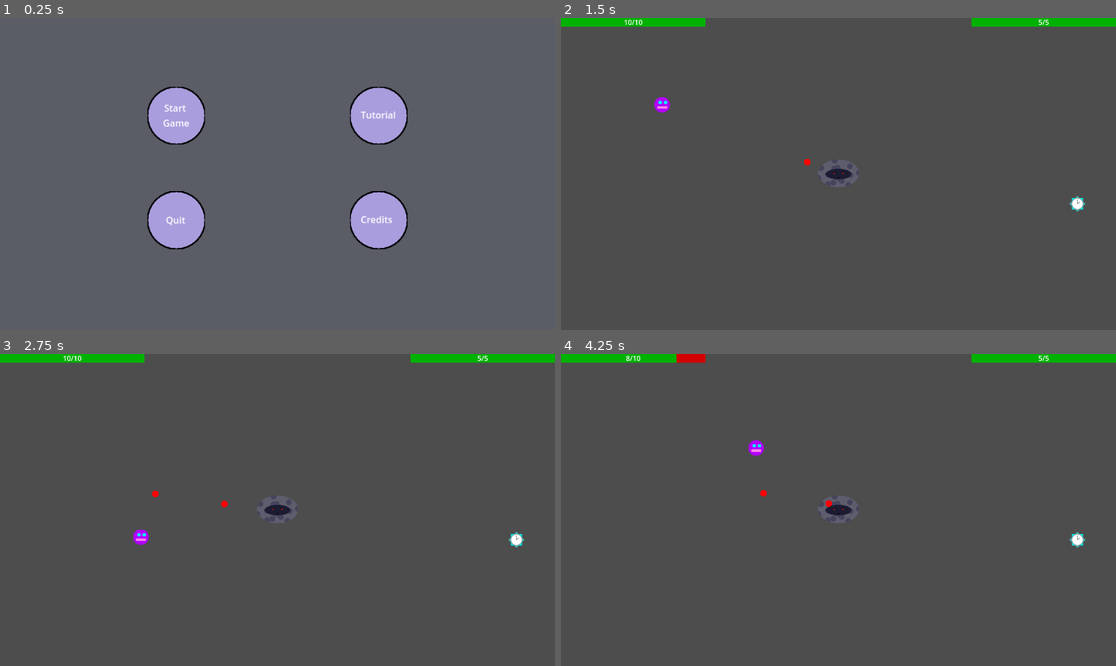
Above: before the commit, frames 1-4 (two rows, left to right).
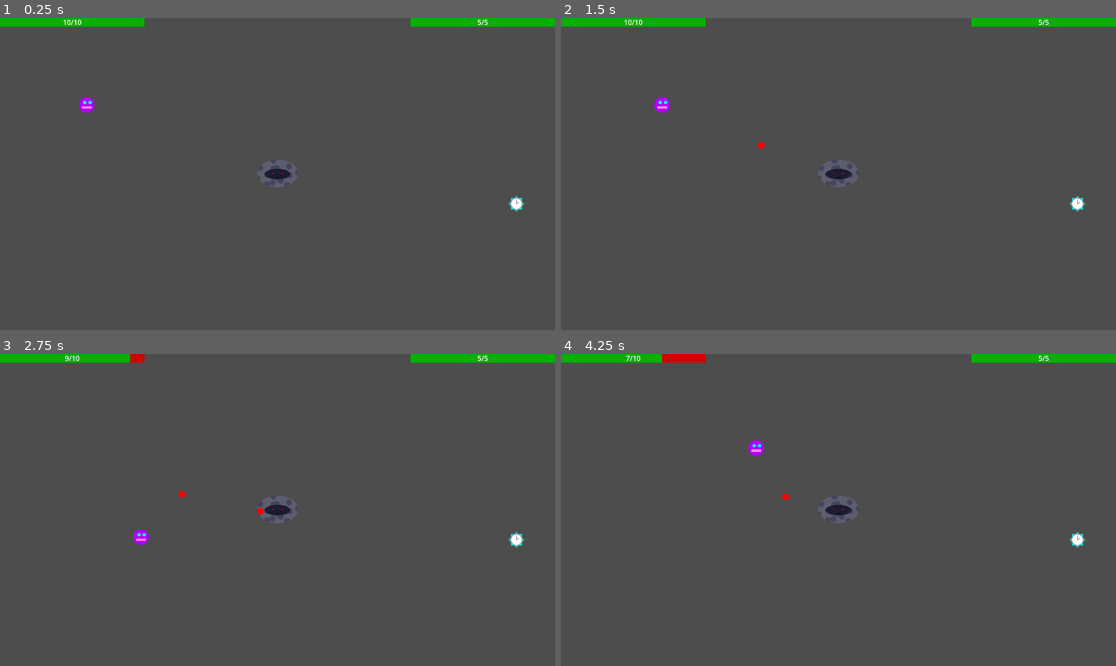
Above: after the commit, the same moments.

Repository: Antoine-Lagache/GameJam_2025
Game: Godot game, scene res://scene/main.tscn
Two runs of this game, one before a commit and one after it. Both use one fixed random seed, a clock stepped at 60 frames per second and the inputs below. Before the commit the project starts from res://scene/start_menu.tscn.
Inputs (mouse positions are in pixels of both pictures, inside the frame that each line leads up to):
- Up to frame 1 (0.25 s): no input
- Up to frame 2 (1.5 s): click (738, 114) at 0.5 s, where only the run before the commit has a clickable "Start Game"; tap Enter at 1.25 s; move the mouse to (960, 158) at 1.27 s; hold Right (right) from 1.28 s (still down); hold Shift from 1.28 s (still down)
- Up to frame 3 (2.75 s): move the mouse to (166, 525) at 2.02 s; release Right (right) at 2.03 s; release Shift at 2.03 s; hold Down (down) from 2.03 s (still down); tap Shift at 2.1 s
- Up to frame 4 (4.25 s): move the mouse to (894, 441) at 2.77 s; release Down (down) at 2.78 s; hold Right (right) 2.78-3.53 s; hold Shift 2.78-3.53 s; move the mouse to (810, 572) at 3.52 s; hold Up (up) from 3.53 s (still down); tap Shift at 3.6 s

The runs differ from the first frame. In frame 1, 99% of the frame differs, in the area x 0-100%, y 0-100%; in frame 2, less than 0.1%; in frame 3, 0.2%; in frame 4, 0.2%.

Commit message:
slownest effect

Diff:
--- a/gamejame/project.godot
+++ b/gamejame/project.godot
@@ -11,7 +11,7 @@
 [application]
 
 config/name="GameJame"
-run/main_scene="uid://xrnld6ll3m0h"
+run/main_scene="uid://bb6ccqh3e4sgp"
 config/features=PackedStringArray("4.4", "Forward Plus")
 config/icon="res://icon.svg"
 
@@ -23,6 +23,7 @@
 
 window/size/viewport_width=1920
 window/size/viewport_height=1080
+window/size/mode=3
 
 [input]
 
--- a/gamejame/script/main.gd
+++ b/gamejame/script/main.gd
@@ -9,6 +9,7 @@
 	var bbeg:Node = mechant.instantiate()
 	var hero:Node = player.instantiate()
 	var temps:Node = time.instantiate()
+	hero.mechant = bbeg
 	add_child(bbeg)
 	add_child(hero)
 	add_child(temps)
--- a/gamejame/script/player.gd
+++ b/gamejame/script/player.gd
@@ -6,6 +6,9 @@
 const start_position = Vector2(300, 300)
 var screen_size = DisplayServer.window_get_size()
 const size_player = Vector2(10,10)
+var mechant:Node
+var direction: Vector2
+
 
 func loose_pv():
 	hero_hit.play()
@@ -17,8 +20,8 @@
 	scale = Vector2(0.7, 0.7)
 
 func _physics_process(_delta: float) -> void:
+	direction = Input.get_vector("left","right","up","down").normalized()
 
-	var direction := Input.get_vector("left","right","up","down").normalized()
 	if position.x < size_player.x:
 		position.x = size_player.x
 		velocity.x = abs(velocity.x)
@@ -36,5 +39,4 @@
 		velocity = direction*SPEED/2
 	else:
 		velocity = direction*SPEED
-
 	move_and_slide()
--- a/gamejame/script/time.gd
+++ b/gamejame/script/time.gd
@@ -17,6 +17,7 @@
 	$Inversion_shader.size = screen
 	$Timer_bar.visible = false
 	player_shade.self_modulate = Color(1,1,1,0.1)
+	$Inversion_shader.size = screen
 	spawn_time_stop()
 
 
@@ -31,7 +32,7 @@
 			var new_time_stop = time_stop.instantiate()
 			retro_position = spawn_pos
 			new_time_stop.position = spawn_pos
-			add_child(new_time_stop)
+			call_deferred("add_child", new_time_stop)
 			break
 
 func start_timer():
--- a/gamejame/script/time_stop.gd
+++ b/gamejame/script/time_stop.gd
@@ -2,6 +2,8 @@
 
 @onready var animation_player: AnimationPlayer = $AnimationPlayer
 @onready var power_apparition: AudioStreamPlayer2D = $Power_apparition
+
+var slow_time = false
 
 # Called when the node enters the scene tree for the first time.
 func _ready() -> void:
@@ -10,11 +12,15 @@
 
 
 # Called every frame. 'delta' is the elapsed time since the previous frame.
-func _process(_delta: float) -> void:
-	pass
+func _process(delta: float) -> void:
+	if slow_time and Global.time_speed>0:
+		Global.time_speed += -delta/0.5
+	elif slow_time:
+		slow_time = false
+		Global.time_speed = 0.
 
 func _on_area_2d_body_entered(body: Node2D) -> void:
 	if body.is_in_group("player"):
 		animation_player.play("pick_up")
 		get_parent().start_timer()
-		Global.time_speed = 0.
+		slow_time = true
